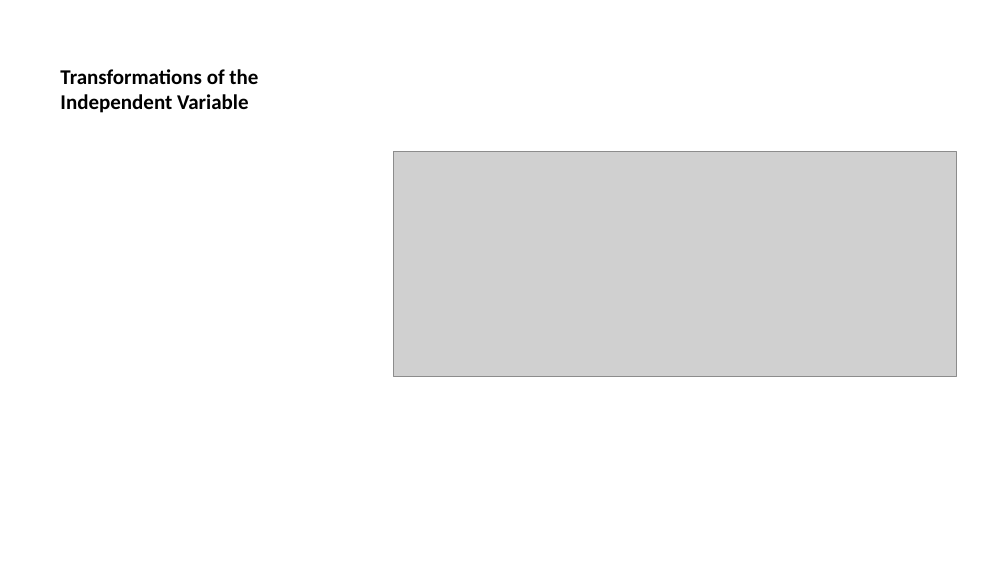
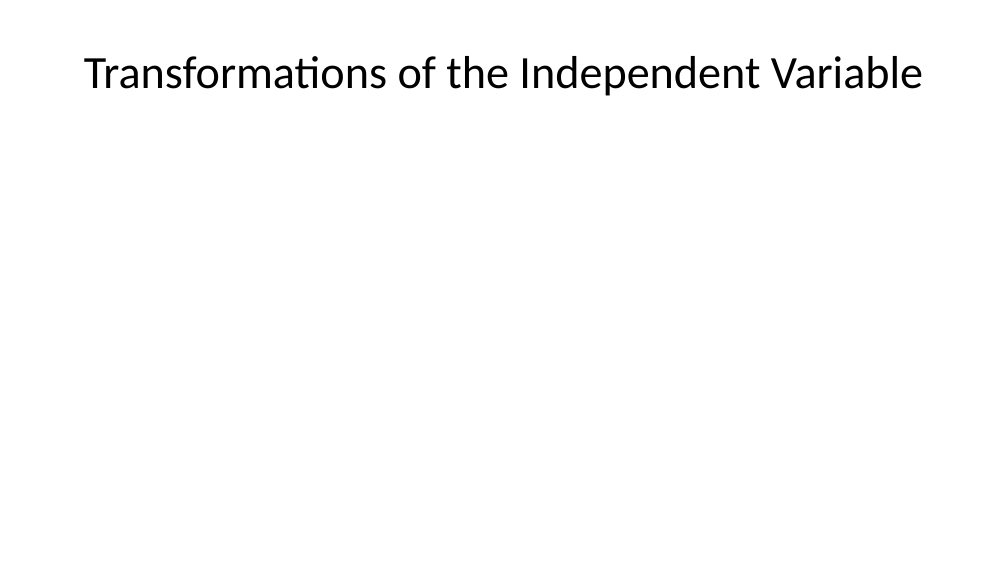
Before and after one commit to spakcjl/IntroductionToMedicalPhysics, a slide deck: slide 15 of presentation.pptx (slide 10 before the commit). Drawn at 1008x567 pixels with LibreOffice and Linux fonts; fonts in the diff are those of the drawing; grey boxes stand for pictures. Boxes give left, top, right and bottom in pixels: in the first picture for what was removed or moved away, otherwise in the second. Text is boxed around its words. In the diff, an @@ line names an element or a change of style, - is before the commit and + after.

```diff
--- a/presentation.pptx
+++ b/presentation.pptx
@@ title "Transformations of the Independent Variable" at [84,56,923,96]: size 15 to 33 pt, bold off; alignment left to centre; vertical alignment bottom to middle @@
@@ picture removed at [393,151,956,377] @@
```
Also in this commit, not shown: 8 other slides changed, 61 slides added, 16 slides removed, 1 other file.
